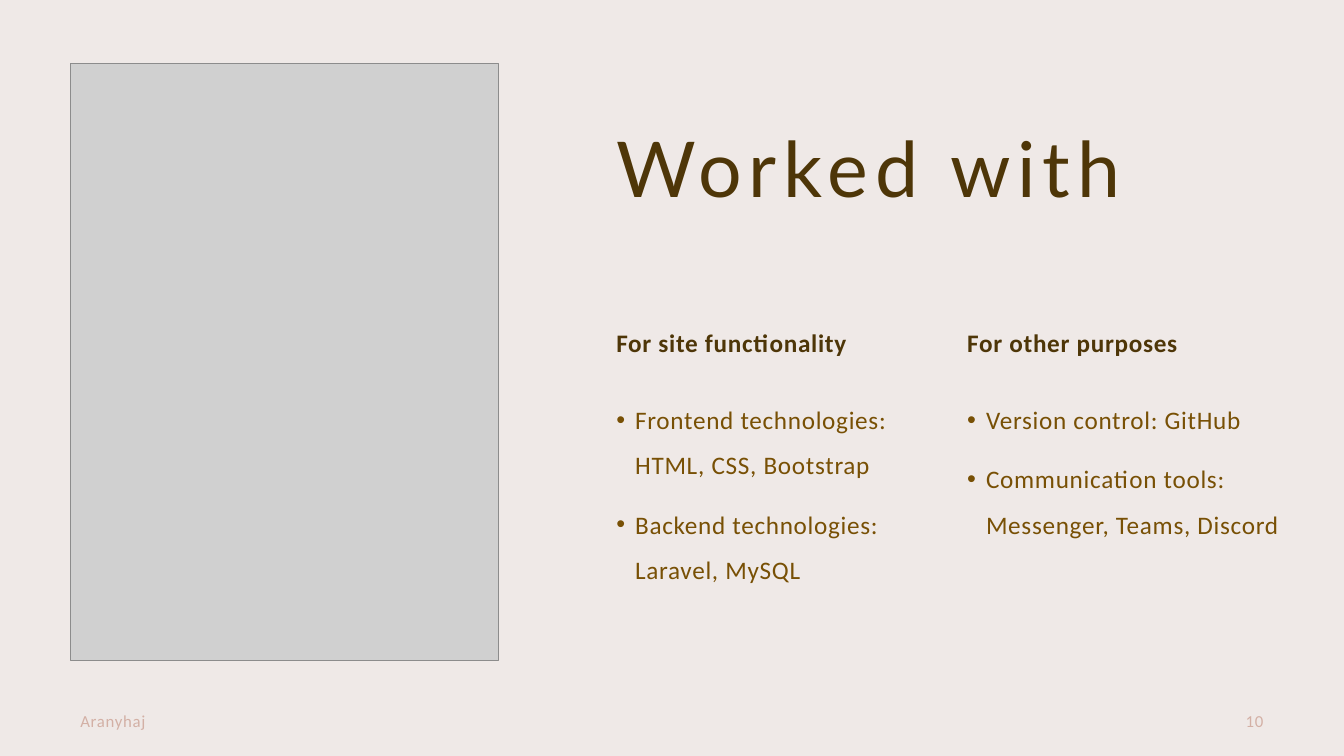
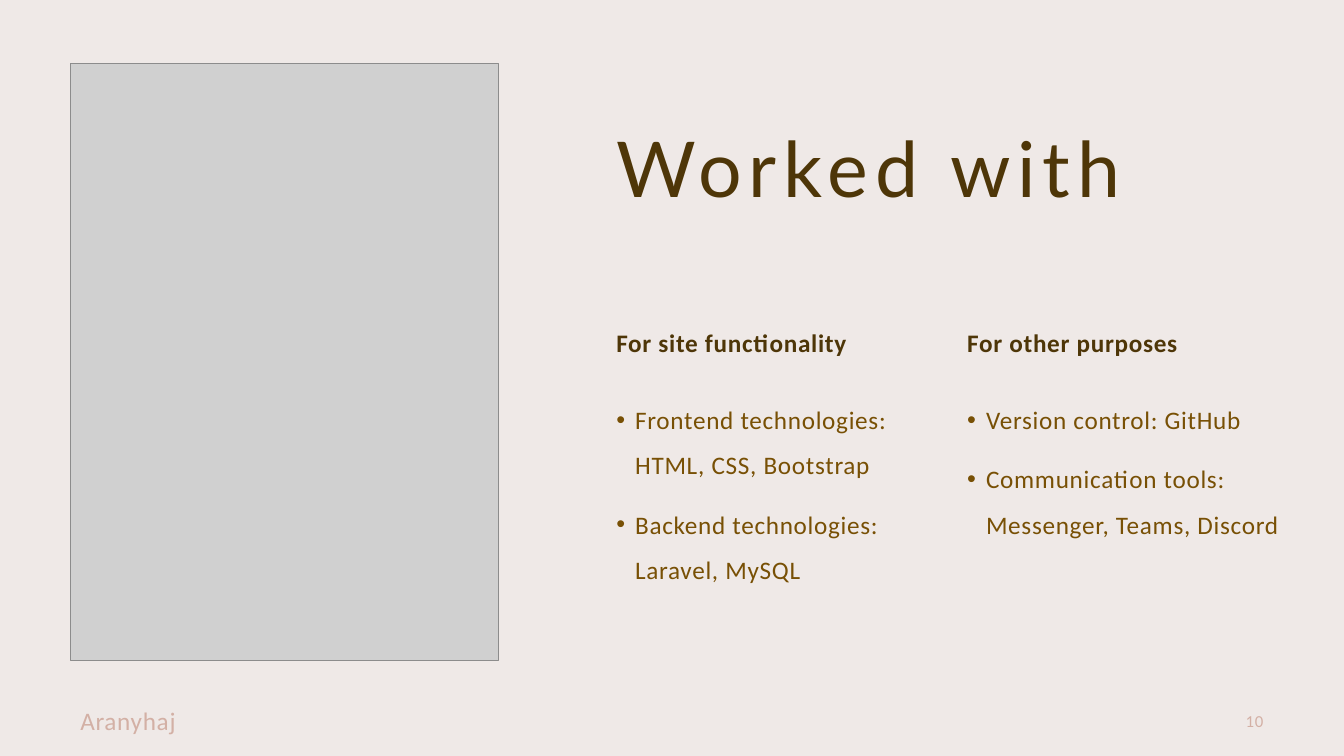
Before and after one commit to UraiZoe/Mestermunka, a slide deck: slide 10 of Presentation.pptx. Drawn at 1344x756 pixels with LibreOffice and Linux fonts; fonts in the diff are those of the drawing; grey boxes stand for pictures. Boxes give left, top, right and bottom in pixels: in the first picture for what was removed or moved away, otherwise in the second. Text is boxed around its words. In the diff, an @@ line names an element or a change of style, - is before the commit and + after.

```diff
--- a/Presentation.pptx
+++ b/Presentation.pptx
@@ text "Aranyhaj" at (80,713,175,734): size 12 to 18 pt @@
```
Also in this commit, not shown: 9 other slides changed.
